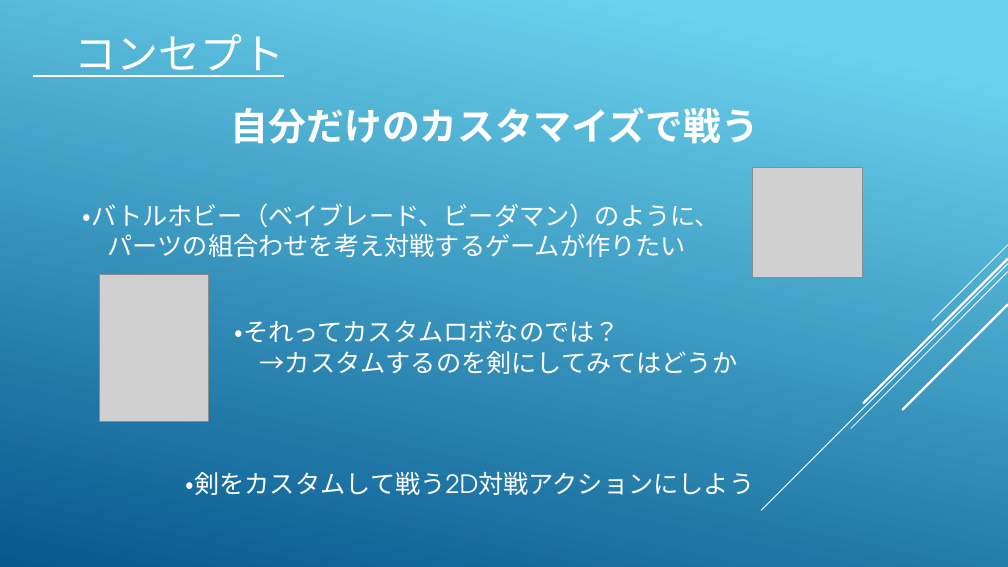
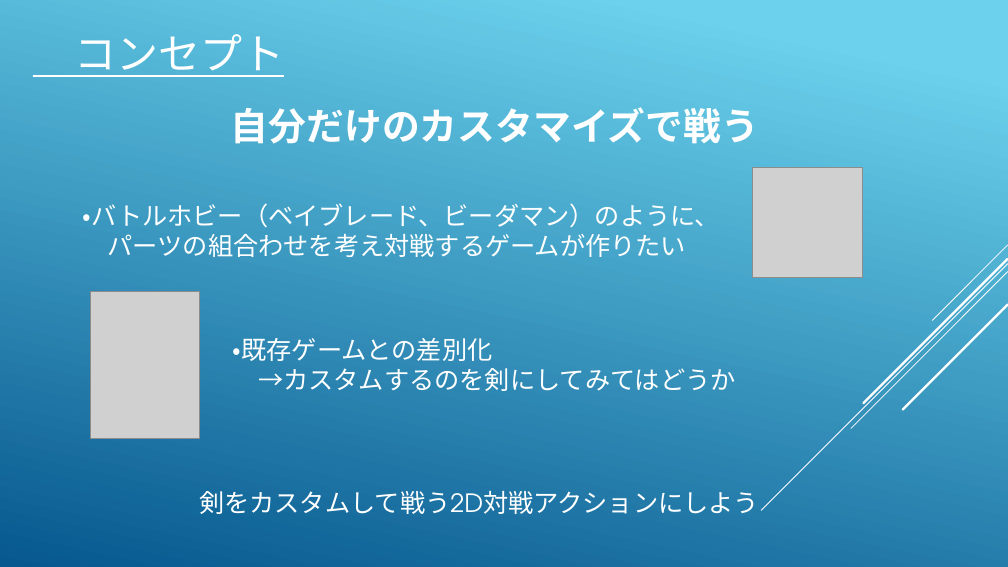
Before and after one commit to koike0723/Aso2020Winter, a slide deck: slide 2 of 企画書.pptx. Drawn at 1008x567 pixels with LibreOffice and Linux fonts; fonts in the diff are those of the drawing; grey boxes stand for pictures. Boxes give left, top, right and bottom in pixels: in the first picture for what was removed or moved away, otherwise in the second. Text is boxed around its words. In the diff, an @@ line names an element or a change of style, - is before the commit and + after.

Commit message:
走りモーションの作成 企画書の更新

```diff
--- a/企画書.pptx
+++ b/企画書.pptx
@@ picture: place and size @@
-picture at (99, 274, 208, 421)
+picture at (91, 292, 200, 439)
@@ text "・既存ゲームとの差別化": place and size @@
-text "・既存ゲームとの差別化" at (235, 320, 738, 374)
+text "・既存ゲームとの差別化" at (233, 338, 736, 391)
@@ text at (233, 338, 493, 361): text changed @@
-・それってカスタムロボなのでは？
+・既存ゲームとの差別化
@@ text at (199, 491, 759, 514): text changed @@
-・剣をカスタムして戦う2D対戦アクションにしよう
+剣をカスタムして戦う2D対戦アクションにしよう
```
Also in this commit, not shown: 6 other slides changed, 12 slides added, 12 slides removed, 6 other files.
